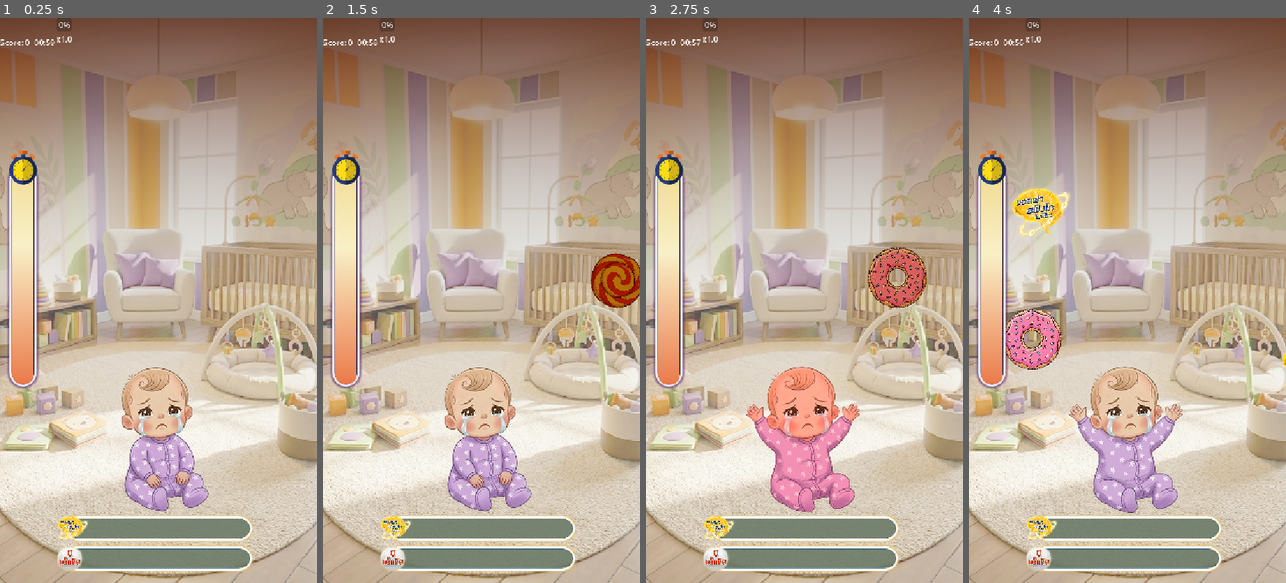
Above: before the commit, frames 1-4 (left to right).
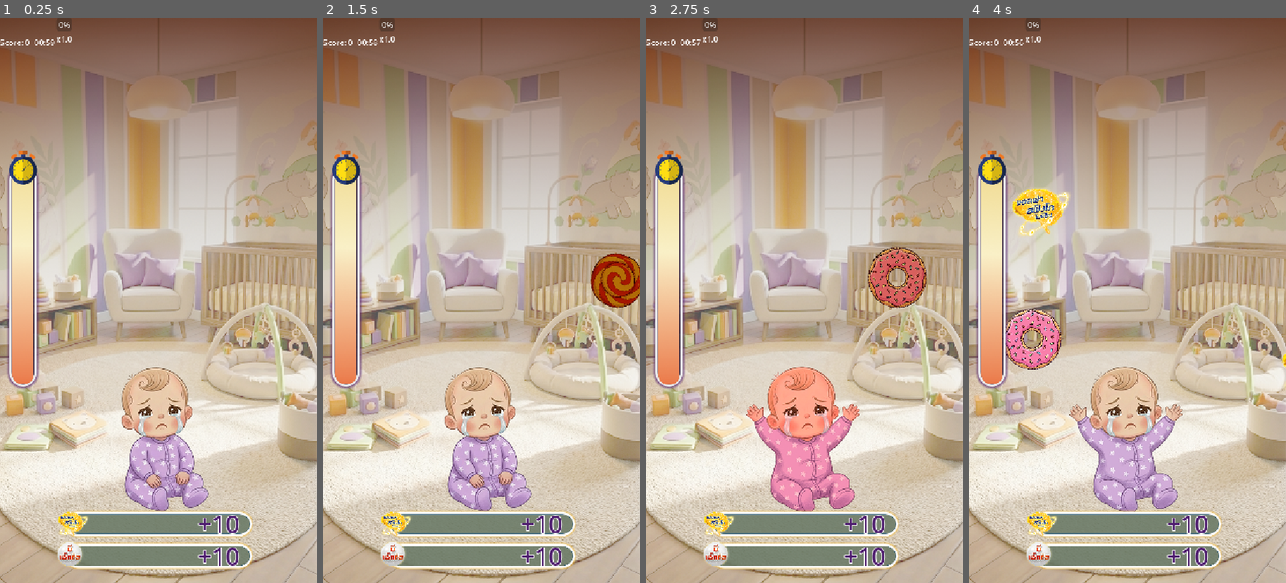
Above: after the commit, the same moments.

Repository: 6099sin/pro-c
Game: Godot game, scene res://scenes/core/Main.tscn
Same seed, same stepped clock (60 frames per second), same inputs: the game is played once before the commit and once after it. This scene is started directly instead of the project's main scene.
Inputs (mouse positions are in pixels of both pictures, inside the frame that each line leads up to):
- Up to frame 1 (0.25 s): no input
- Up to frame 2 (1.5 s): tap Enter at 0.5 s; move the mouse to (551, 272) at 0.52 s; click (551, 272) at 0.67 s; drag from (639, 328) to (481, 436) at 1.27 s
- Up to frame 3 (2.75 s): move the mouse to (836, 176) at 2.02 s; click (836, 176) at 2.17 s
- Up to frame 4 (4 s): drag from (1219, 277) to (1032, 215) at 2.77 s; move the mouse to (1222, 385) at 3.52 s; click (1222, 385) at 3.67 s

The runs differ from the first frame. In frame 1, 3.8% of the frame differs, in the area x 18-80%, y 87-98%; in frame 2, 3.8%; in frame 3, 3.8%; in frame 4, 3.8%.

Commit message:
add UI for effect add point

Diff:
--- a/scenes/ui/HUD.tscn
+++ b/scenes/ui/HUD.tscn
@@ -234,6 +234,20 @@
 expand_mode = 1
 stretch_mode = 4
 
+[node name="MarginContainer2" type="MarginContainer" parent="MarginContainer/VBoxContainer/PanelContainer3"]
+custom_minimum_size = Vector2(1.69, 1.885)
+layout_mode = 2
+size_flags_horizontal = 8
+theme_override_constants/margin_right = 25
+
+[node name="addPointAlpha" type="Label" parent="MarginContainer/VBoxContainer/PanelContainer3/MarginContainer2"]
+layout_mode = 2
+theme_override_colors/font_color = Color(0.30588236, 0.11372549, 0.43137255, 1)
+theme_override_colors/font_outline_color = Color(1, 1, 1, 1)
+theme_override_constants/outline_size = 6
+theme_override_font_sizes/font_size = 50
+text = "+10"
+
 [node name="PanelContainer2" type="PanelContainer" parent="MarginContainer/VBoxContainer"]
 custom_minimum_size = Vector2(0, 40)
 layout_mode = 2
@@ -263,6 +277,20 @@
 texture = ExtResource("3_ig75s")
 expand_mode = 1
 stretch_mode = 4
+
+[node name="MarginContainer2" type="MarginContainer" parent="MarginContainer/VBoxContainer/PanelContainer2"]
+custom_minimum_size = Vector2(1.69, 1.885)
+layout_mode = 2
+size_flags_horizontal = 8
+theme_override_constants/margin_right = 25
+
+[node name="addPointBeta" type="Label" parent="MarginContainer/VBoxContainer/PanelContainer2/MarginContainer2"]
+layout_mode = 2
+theme_override_colors/font_color = Color(0.30588236, 0.11372549, 0.43137255, 1)
+theme_override_colors/font_outline_color = Color(1, 1, 1, 1)
+theme_override_constants/outline_size = 6
+theme_override_font_sizes/font_size = 50
+text = "+10"
 
 [node name="MarginContainer2" type="MarginContainer" parent="."]
 layout_mode = 1
